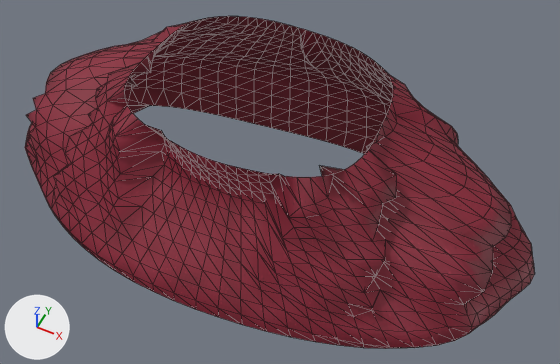
The glTF model game/assets/characters/cast/rhea_sato/rhea_sato__a_over.gltf, before and after one commit.
Before and after are seen from a 50 mm camera at (0.228, -0.441, 1.699) aimed at (0.018, -0.021, 1.174). Every picture has the same lights, and +X, +Y and +Z are marked at lower left. The picture after the commit comes second. Mesh edges are drawn as thin lines. Vertices at exactly the same position are counted once.

In view in the first picture: 'Cape'.
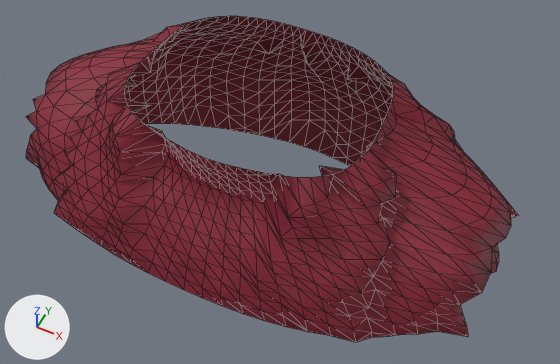
Where the change shows, as pixel boxes [x1, y1, x2, y2] in the pictures (560 x 364 px; the box of a moved part takes in the faces that stretch with it):
'Cape', reshaped: before [25, 16, 535, 349]; after [26, 16, 519, 342]
part 1 of me_cape, moved or reshaped: before [26, 21, 521, 331]; after [26, 21, 519, 320]
part 2 of me_cape, surface changed: before [25, 102, 535, 349]; after [26, 102, 499, 342]

The change in detail:
me_cape is used by ob_cape; location (0.0, 0.0, 0.0).
me_cape had 936 vertices, 1728 faces and spanned x -0.248..0.251, y -0.173..0.131, z 1.088..1.279.
me_cape now has 936 vertices, 1728 faces and spans x -0.222..0.222, y -0.16..0.127, z 1.083..1.279.
me_cape part 1: 683 of 936 vertices moved; they spanned x -0.248..0.251, y -0.173..0.131, z 1.088..1.253 and now span x -0.222..0.222, y -0.16..0.127, z 1.083..1.253; mean shift (0.0, -0.002, -0.001); largest move (-0.247, -0.048, 1.154) -> (-0.195, -0.042, 1.145).
me_cape part 2: 808 kept faces spanning x -0.219..0.22, y -0.16..0.127, z 1.083..1.251 get new texture (UV) coordinates.
